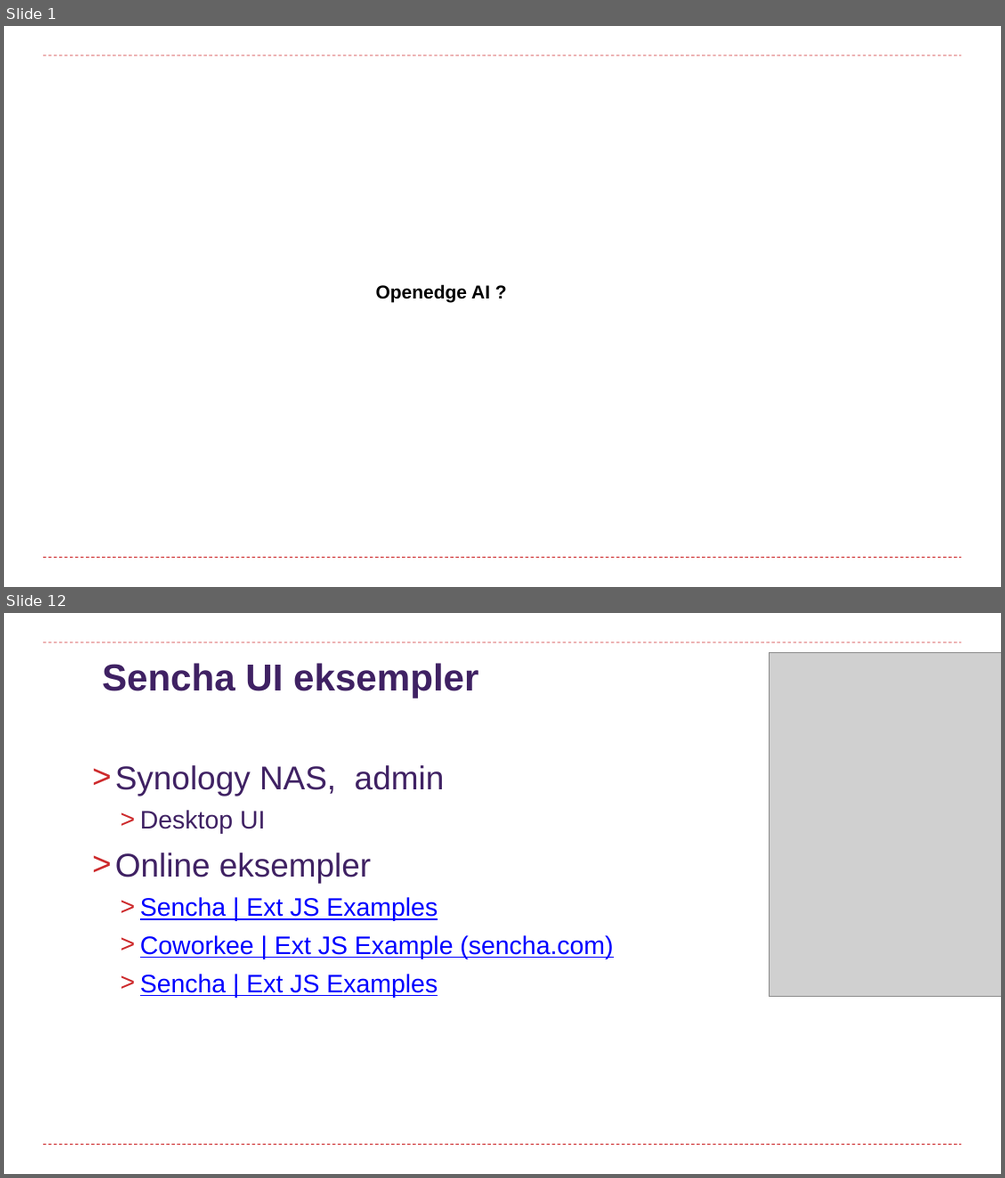
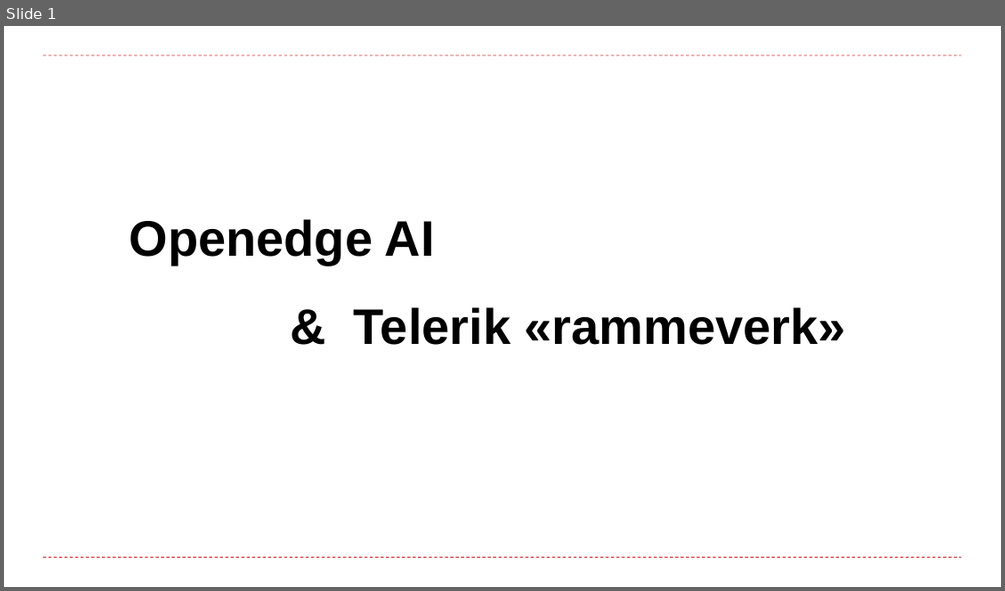
Before and after one commit to curtoldenborg/mcp, a slide deck: resources/documents/Brukerforeningen_2026.pptx. Shown one above the other, each under a label of ours: slides 1 and 12 before the commit, slide 1 after it; the slides between them are not shown. The pictures are 1005x1178 and 1005x591 pixels, drawn with LibreOffice and Linux fonts; fonts in the diff are those of the drawing; grey boxes stand for pictures; background and template pictures are left out. Boxes give left, top, right and bottom in pixels: in the first picture for what was removed or moved away, otherwise in the second. Text is boxed around its words. In the diff, an @@ line names an element or a change of style, - is before the commit and + after.

```diff
--- a/resources/documents/Brukerforeningen_2026.pptx
+++ b/resources/documents/Brukerforeningen_2026.pptx
@@ slide 12 removed at (4,613,1001,1174), background #FFFFFF; not listed: 2 template elements that a slide beside it also shows @@
@@ title removed at (102,663,478,698) @@
-Sencha UI eksempler
@@ picture removed at (769,653,1001,997) @@
@@ text removed at (115,765,613,997) @@
-> Synology NAS, admin
-  > Desktop UI
-> Online eksempler
-  > Sencha | Ext JS Examples
-  > Coworkee | Ext JS Example (sencha.com)
-  > Sencha | Ext JS Examples
@@ slide 1 changed as well @@
@@ text at (129,219,435,265): text changed; size 18 to 48 pt @@
-Openedge AI ?
+Openedge AI
@@ text added at (354,307,846,345), 48 pt, text #000000, bold @@
+& Telerik «rammeverk»
```
Also in this commit, not shown: 21 slides added, 24 other slides removed, 2 other files.
